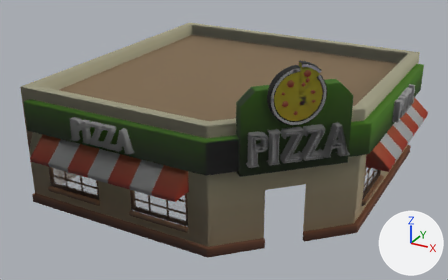
A saved change to the Blender file src/features/city/pizzeria/assets/models/pizzeria.blend.
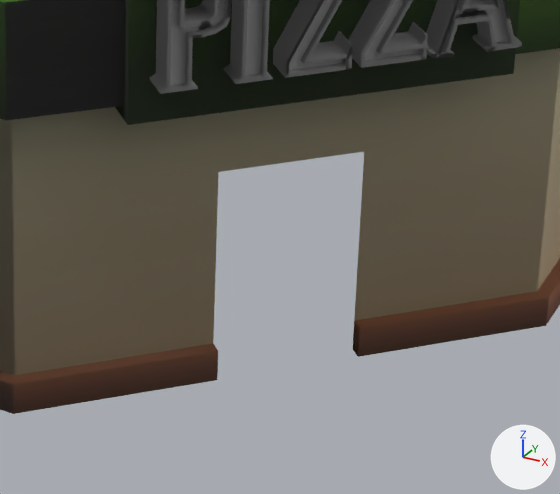
Each version is shown whole from a 50 mm lens placed at (11.7, -22.42, 12.76), pointed at (0.09, -1.3, 2.2), then close up on the part from 46% to 80% of the width and 51% to 100% of the height. Arrows for +X, +Y and +Z are at lower right; the lights stay in place. The older version's two pictures come first. The same objects are shown in both versions, whatever each file hides. Objects named as collision shapes, trigger or cutter boxes, shadow casters or lower levels of detail are left out.

The older version as bpy lines, for what is in view:
```python
me_cube_007 = bpy.data.meshes.new('Cube.007')
me_cube_007.from_pydata(...)  # 2529 vertices, 2168 faces; spans x -7.08..6.2, y -7.08..6.2, z 0.0..7.08
# faces by material slot: [2144, 24]
me_cube_007.materials.append(mat_gradient)
me_cube_007.materials.append(mat_glass)  # white #e7e7e7
ob_outerior_col = bpy.data.objects.new('Outerior-col', me_cube_007)
ob_outerior_col.location = (0.0, 0.0, 0.0)
ob_outerior_col.rotation_euler = (0.0, 0.0, 1.571)  # degrees (0, 0, 90)
```
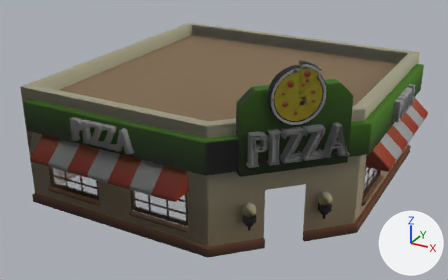
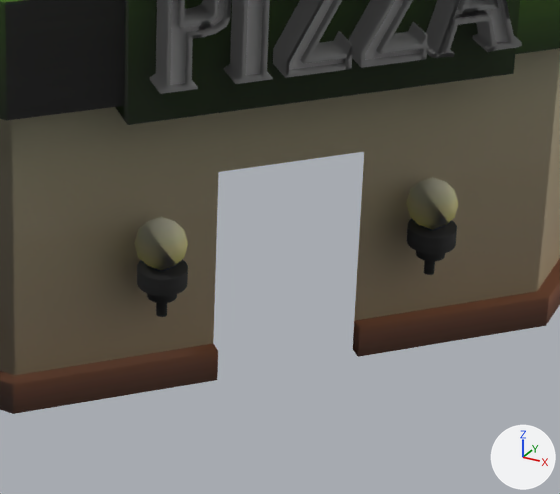
Location of each change, [x1, y1, x2, y2] in pixels of the close-ups (560 x 494 px):
```json
{"part": 1, "of": "me_cube_007", "change": "added", "after": [134, 216, 188, 270]}
{"part": 2, "of": "me_cube_007", "change": "added", "after": [406, 177, 458, 230]}
{"part": 3, "of": "me_cube_007", "change": "added", "after": [137, 259, 188, 317]}
{"part": 4, "of": "me_cube_007", "change": "added", "after": [407, 218, 457, 275]}
```

The change, as JSON lines over the scene's bpy script:
```json
{"block": "me_cube_007", "where": "# used by ob_outerior_col; location = (0.0, 0.0, 0.0); rotation_euler = (0.0, 0.0, 1.571), in degrees (0, 0, 90)"}
{"op": "remove", "block": "me_cube_007", "code": "me_cube_007.from_pydata(...)  # 2529 vertices, 2168 faces; spans x -7.08..6.2, y -7.08..6.2, z 0.0..7.08"}
{"op": "add", "block": "me_cube_007", "code": "me_cube_007.from_pydata(...)  # 3165 vertices, 2820 faces; spans x -7.08..6.2, y -7.08..6.2, z 0.0..7.08"}
{"block": "me_cube_007", "change": "me_cube_007 part 1: a new loose piece, an icosphere of 80 faces spanning x -5.66..-5.14, y -3.6..-3.08, z 1.53..2.06, in mat_gradient"}
{"block": "me_cube_007", "change": "me_cube_007 part 2: a new loose piece, an icosphere of 80 faces spanning x -3.63..-3.11, y -5.64..-5.12, z 1.53..2.06, in mat_gradient"}
{"block": "me_cube_007", "change": "me_cube_007 part 3: a new loose piece of 276 vertices spanning x -5.65..-5.1, y -3.61..-3.06, z 0.99..1.6, in mat_gradient"}
{"block": "me_cube_007", "change": "me_cube_007 part 4: a new loose piece of 276 vertices spanning x -3.61..-3.06, y -5.64..-5.1, z 0.99..1.6, in mat_gradient"}
```
